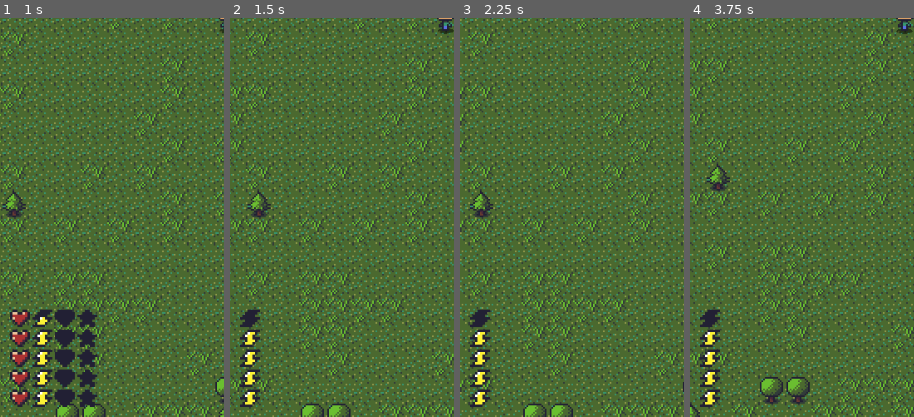
Above: before the commit, frames 1-4 (left to right).
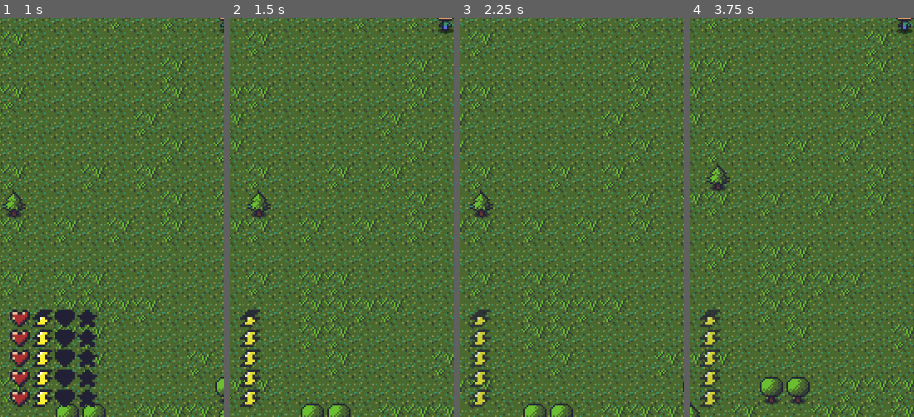
Above: after the commit, the same moments.

Repository: Eliasdbr/mobilesandbox
Game: Godot game, scene res://scenes/world.tscn
Same seed, same stepped clock (60 frames per second), same inputs: the game is played once before the commit and once after it.
Inputs (mouse positions are % of the whole screen's width and height, from its top left):
- Up to frame 1 (1 s): move the mouse to (72, 45) at 0.52 s; press the mouse at (72, 45) at 0.53 s; hold Right (action_right) from 0.53 s (still down)
- Up to frame 2 (1.5 s): move the mouse to (30, 55) at 1.27 s; release Right (action_right) at 1.28 s; release the mouse at (30, 55) at 1.28 s; hold Down (action_down) from 1.28 s (still down); click (30, 55) at 1.35 s
- Up to frame 3 (2.25 s): move the mouse to (60, 28) at 2.02 s; release Down (action_down) at 2.03 s; press the mouse at (60, 28) at 2.03 s; hold Right (action_right) from 2.03 s (still down)
- Up to frame 4 (3.75 s): move the mouse to (45, 70) at 2.77 s; release Right (action_right) at 2.78 s; release the mouse at (45, 70) at 2.78 s; hold Up (action_up) 2.78-3.53 s; click (45, 70) at 2.85 s; move the mouse to (80, 65) at 3.52 s; press the mouse at (80, 65) at 3.53 s; hold Left (action_left) from 3.53 s (still down)
The pictures show only the part of the screen within x 0-50%, y 50-100%; the shares and areas given below are measured in that part.

Frame 1 is identical in both runs. In frame 2, 0.2% of the frame differs, in the area x 6-12%, y 74-97%; in frame 3, 0.5%, in the area x 4-14%, y 73-98%; in frame 4, 0.5%.

Commit message:
Adjusted default stamina regen time

Diff:
--- a/resources/characters/player_stats.tres
+++ b/resources/characters/player_stats.tres
@@ -8,7 +8,7 @@
 init_health = 10
 max_stamina = 10
 init_stamina = 10
-regen_stamina = 1.0
+regen_stamina = 0.5
 max_armor = 10
 init_armor = 0
 max_mana = 10
--- a/scenes/character.gd
+++ b/scenes/character.gd
@@ -91,6 +91,8 @@
 	if stamina_cooldown <= 0.0:
 		stamina += 1
 		stamina_cooldown = stats.regen_stamina
+		#print("cooldown time: ", stats.regen_stamina)
+
 		staminaChanged.emit(stamina)
 	else:
 		stamina_cooldown -= delta
@@ -116,6 +118,7 @@
 	stamina = stats.init_stamina
 	armor = stats.init_armor
 	mana = stats.init_mana
+	print("Initial stamina regen: ", stats.regen_stamina)
 	stamina_cooldown = stats.regen_stamina
 
 	# Add to the characters dictionary
